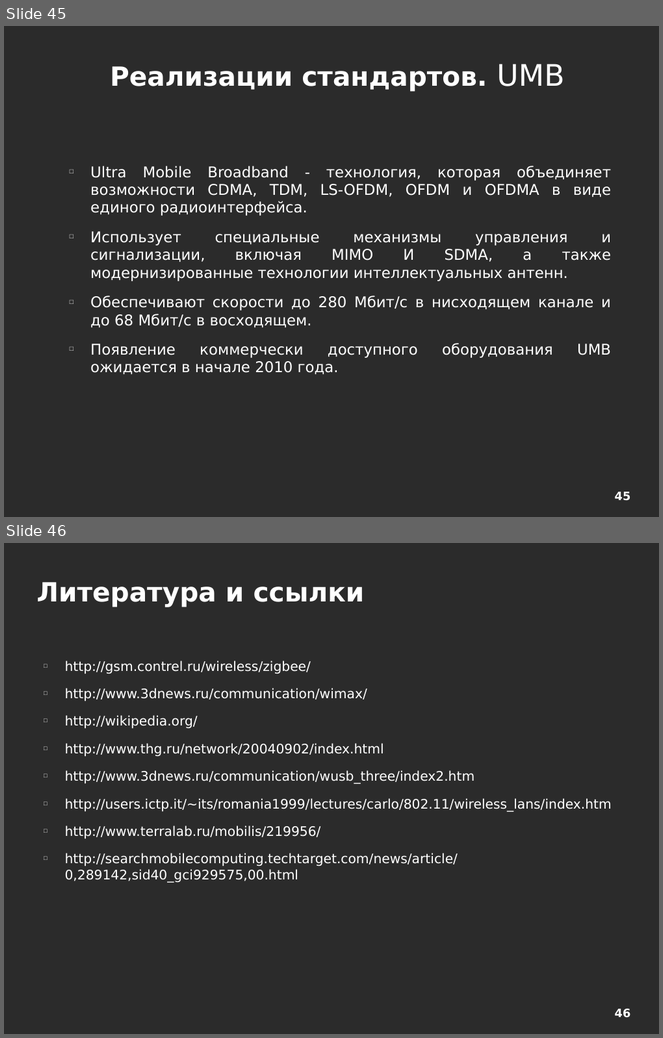
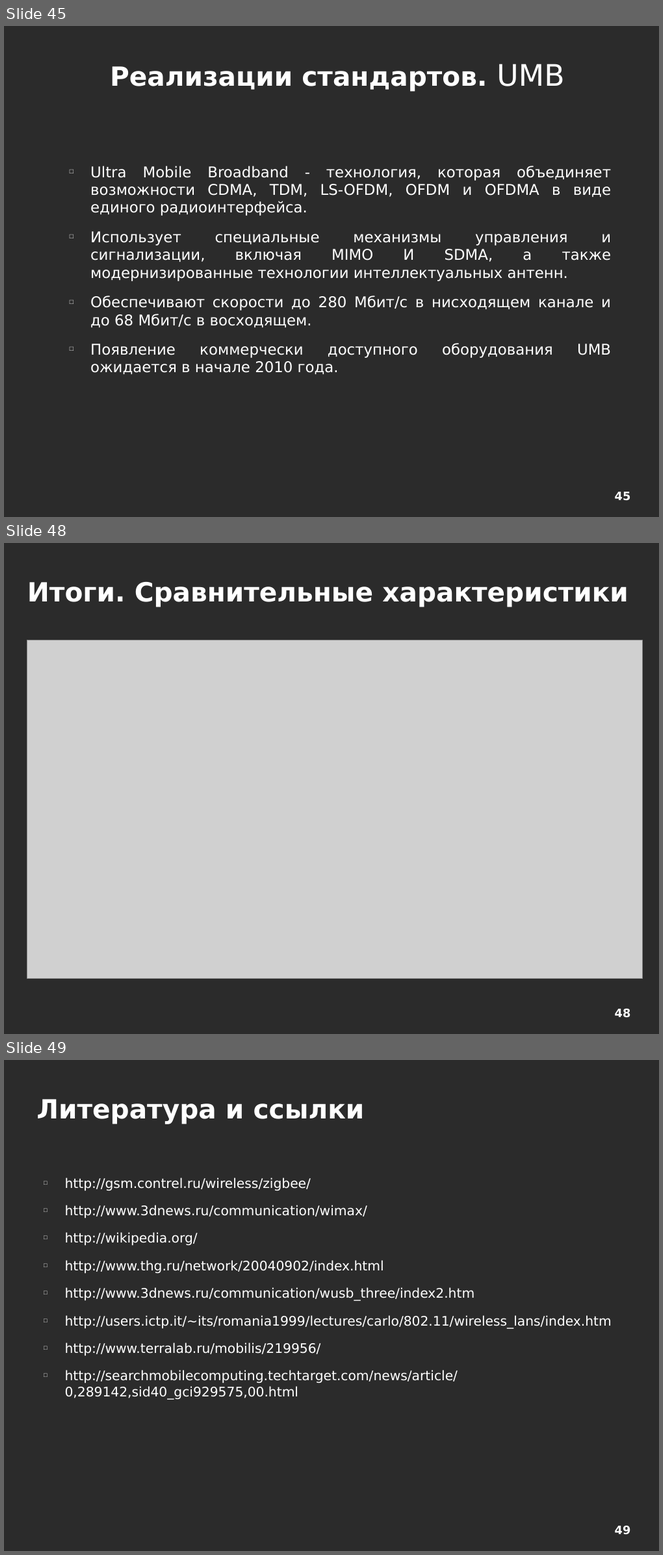
Before and after one commit to aeremenok/a-team-777, a slide deck: 10/smm/doc/eav_wireless.odp. Shown one above the other, each under a label of ours: slides 45 and 46 before the commit, slides 45, 48 and 49 after it; the slides between them are not shown. The pictures are 663x1038 and 663x1555 pixels, drawn with LibreOffice and Linux fonts; fonts in the diff are those of the drawing; grey boxes stand for pictures; background and template pictures are left out; a plain dark background stands for a picture behind light text. Boxes give left, top, right and bottom in pixels: in the first picture for what was removed or moved away, otherwise in the second. Text is boxed around its words. In the diff, an @@ line names an element or a change of style, - is before the commit and + after.

```diff
--- a/10/smm/doc/eav_wireless.odp
+++ b/10/smm/doc/eav_wireless.odp
@@ slide 48 added at (x1=4, y1=543, x2=659, y2=1034), background picture (left out) @@
@@ title added at (x1=27, y1=582, x2=629, y2=607), 32 pt, text #FFFFFF, bold @@
+Итоги. Сравнительные характеристики
@@ picture added at (x1=27, y1=641, x2=642, y2=979) @@
@@ page number added at (x1=615, y1=1009, x2=631, y2=1018), 14 pt, text #FFFFFF, bold @@
+48
@@ what was slide 46 is now slide 49 @@
@@ page number at (x1=615, y1=1526, x2=631, y2=1535): text changed @@
-46
+49
```
Also in this commit, not shown: 2 other slides added, 2 other files.
